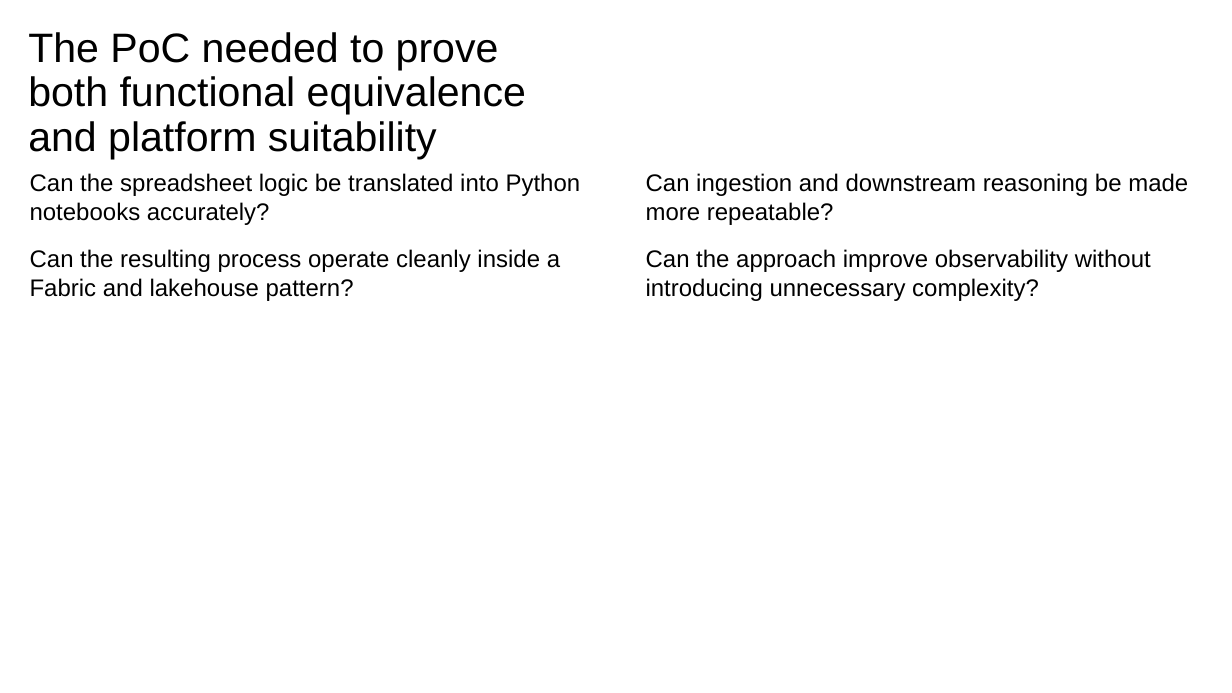
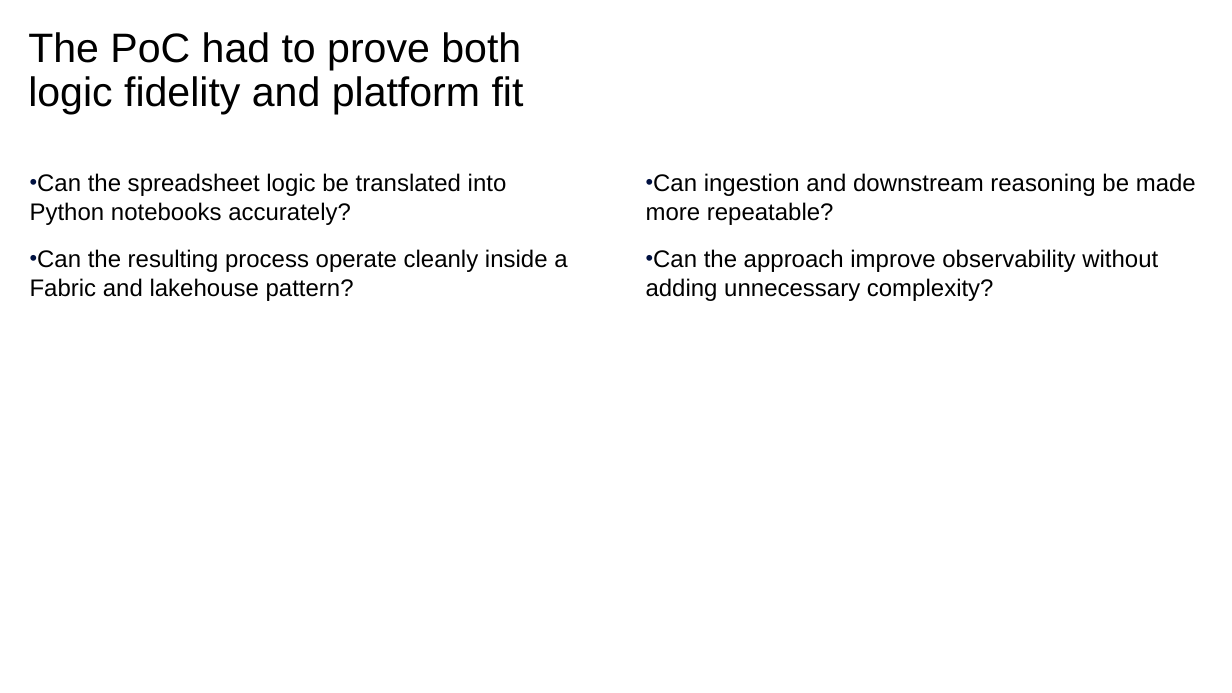
Before and after one commit to davidrrowley/PowerPointAutoGen, a slide deck: slide 3 of scripts/PowerPoint Slide Inventory Script/ibm_yaml_test_v6.pptx. Drawn at 1232x693 pixels with LibreOffice and Linux fonts; fonts in the diff are those of the drawing. Boxes give left, top, right and bottom in pixels: in the first picture for what was removed or moved away, otherwise in the second. Text is boxed around its words. In the diff, an @@ line names an element or a change of style, - is before the commit and + after.

```diff
--- a/scripts/PowerPoint Slide Inventory Script/ibm_yaml_test_v6.pptx
+++ b/scripts/PowerPoint Slide Inventory Script/ibm_yaml_test_v6.pptx
@@ title at (28,32,524,115): text changed @@
-The PoC needed to prove both functional equivalence and platform suitability
+The PoC had to prove both logic fidelity and platform fit
@@ text "Can the spreadsheet logic be ..." at (30,173,567,301): bullet none to • @@
@@ text at (646,173,1196,225): bullet none to • @@
@@ text at (646,249,1158,301): text changed @@
-Can the approach improve observability without introducing unnecessary complexity?
+• Can the approach improve observability without adding unnecessary complexity?
```
Also in this commit, not shown: 9 other slides changed, 5 other files.
